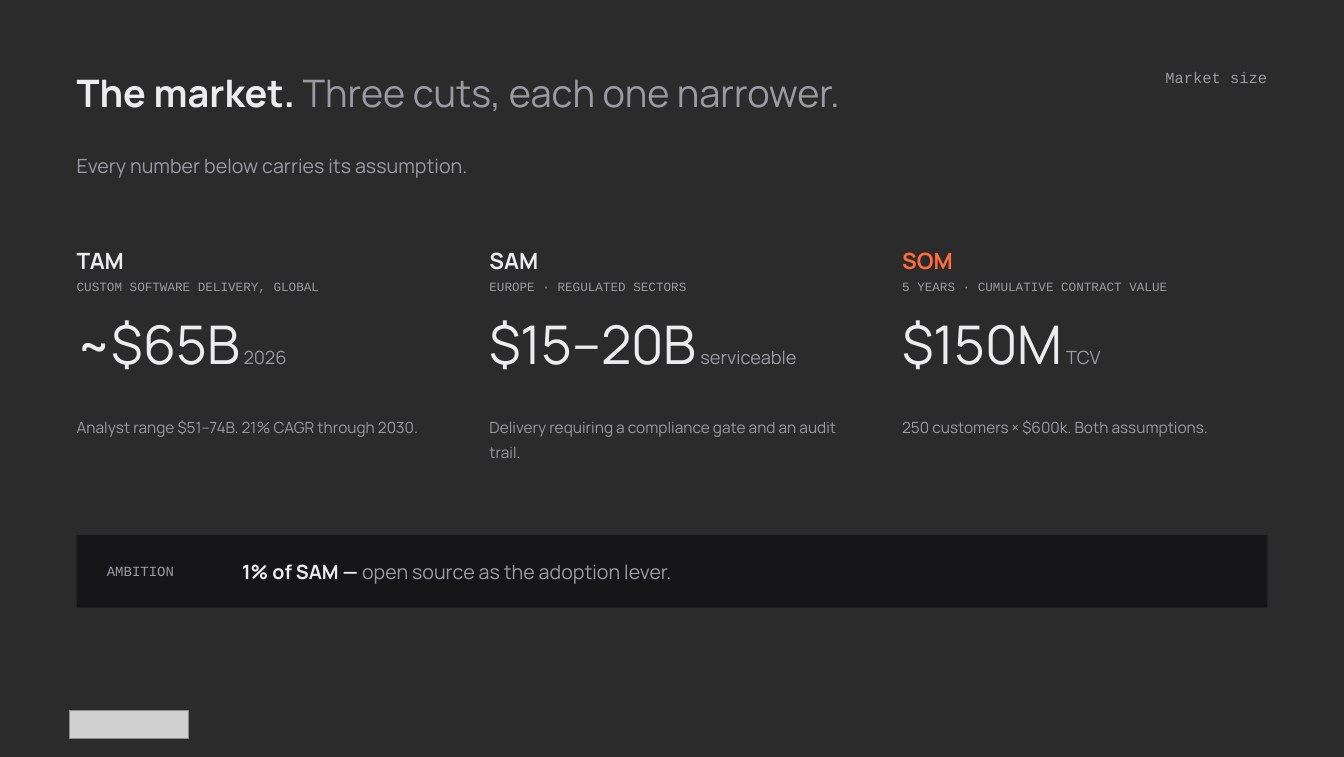
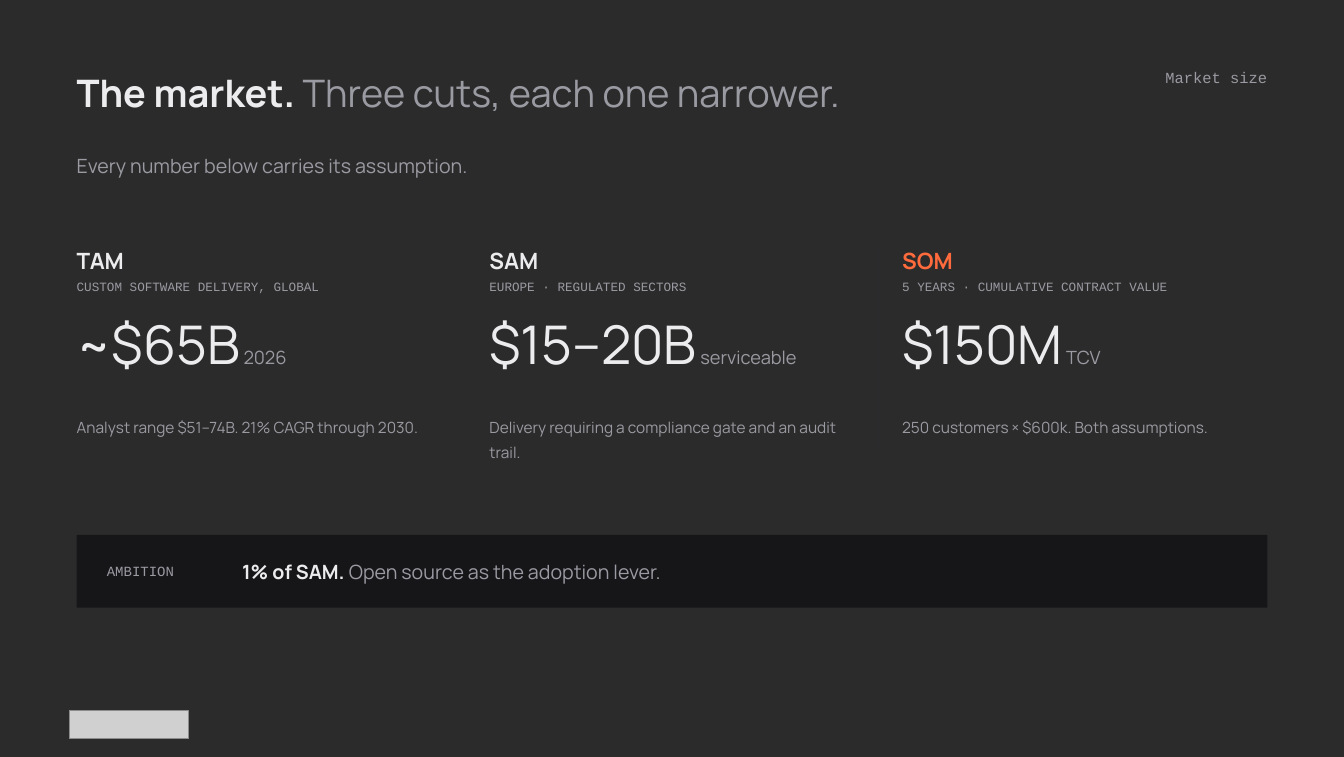
Before and after one commit to athenarunai-gif/Athena, a slide deck: slide 9 of decks/Pitch_Deck_AthenaRun_v4.pptx. Drawn at 1344x757 pixels with LibreOffice and Linux fonts; fonts in the diff are those of the drawing; grey boxes stand for pictures; background and template pictures are left out; a plain dark background stands for a picture behind light text. Boxes give left, top, right and bottom in pixels: in the first picture for what was removed or moved away, otherwise in the second. Text is boxed around its words. In the diff, an @@ line names an element or a change of style, - is before the commit and + after.

```diff
--- a/decks/Pitch_Deck_AthenaRun_v4.pptx
+++ b/decks/Pitch_Deck_AthenaRun_v4.pptx
@@ text at (242, 564, 660, 584): text changed @@
-1% of SAM — open source as the adoption lever.
+1% of SAM. Open source as the adoption lever.
```
Also in this commit, not shown: 10 other slides changed, 1 other file.
